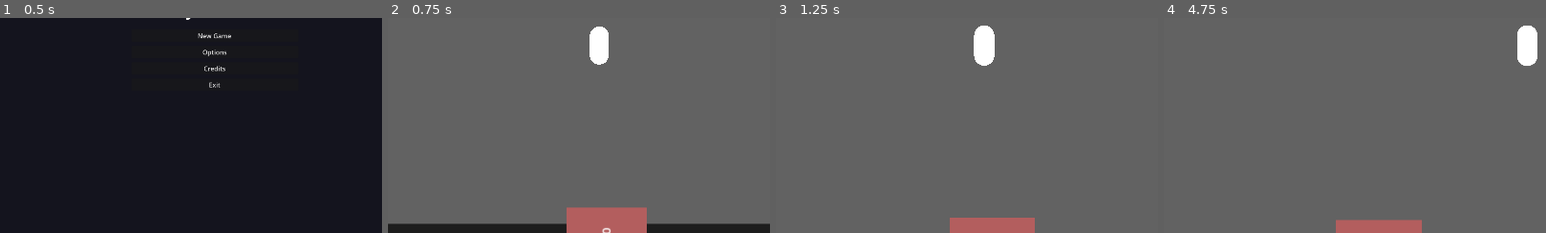
Above: before the commit, frames 1-4 (left to right).
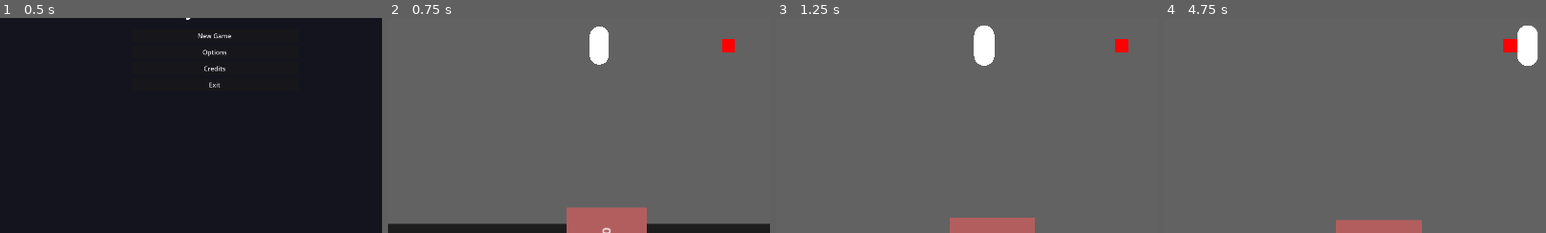
Above: after the commit, the same moments.

Repository: bea314/gamed.js-jam-machine-2026
Game: Godot game, scene res://Ecenes/Menu/Menu.tscn
The game is run twice, just before and just after one commit, with the same random seed, the same clock (stepped at 60 frames per second) and the same inputs.
Inputs:
- Up to frame 1 (0.5 s): no input
- Up to frame 2 (0.75 s): click "New Game" at 0.5 s
- Up to frame 3 (1.25 s): no input
- Up to frame 4 (4.75 s): hold D (Mover_derecha) 1.28-2.03 s; hold S (Mover_abajo) 2.03-2.78 s; hold D (Mover_derecha) 2.78-3.53 s; hold W (Mover_arriba) 3.53-4.28 s; hold A (Mover_izquierda) from 4.28 s (still down)
The pictures show only the part of the screen within x 22-72%, y 44-94%; the shares and areas given below are measured in that part.

Frame 1 is identical in both runs. In frame 2, 0.2% of the frame differs, in the area x 87-91%, y 9-16%; in frame 3, 0.2%; in frame 4, 0.3%, in the area x 88-98%, y 3-23%.

Commit message:
creacion del enemiguis basiquis

Diff:
--- /dev/null
+++ b/Ecenes/Enemies/EnemyBasic.tscn
@@ -0,0 +1,16 @@
+[gd_scene format=3]
+
+[ext_resource type="Script" path="res://Scripts/enemy_basic.gd" id="1_enemy"]
+
+[sub_resource type="RectangleShape2D" id="RectangleShape2D_enemy"]
+size = Vector2(16, 16)
+
+[node name="EnemyBasic" type="CharacterBody2D"]
+script = ExtResource("1_enemy")
+
+[node name="CollisionShape2D" type="CollisionShape2D" parent="."]
+shape = SubResource("RectangleShape2D_enemy")
+
+[node name="Polygon2D" type="Polygon2D" parent="."]
+color = Color(1, 0, 0, 1)
+polygon = PackedVector2Array(-8, -8, 8, -8, 8, 8, -8, 8)
--- a/Ecenes/Level_test.tscn
+++ b/Ecenes/Level_test.tscn
@@ -3,6 +3,7 @@
 [ext_resource type="PackedScene" uid="uid://bhg6p2yyaclkr" path="res://Ecenes/Map/Level_Rooms.tscn" id="1_5b84h"]
 [ext_resource type="PackedScene" uid="uid://mtkfihhomh0w" path="res://Ecenes/Player.tscn" id="2_5b84h"]
 [ext_resource type="PackedScene" uid="uid://c5sojnp5a6jq1" path="res://Ecenes/Camera_Gameplay.tscn" id="3_5b84h"]
+[ext_resource type="PackedScene" path="res://Ecenes/Enemies/EnemyBasic.tscn" id="4_enemy"]
 
 [node name="LevelTest" type="Node2D" unique_id=1302891485]
 
@@ -12,6 +13,9 @@
 [node name="Player" parent="." unique_id=1781802405 instance=ExtResource("2_5b84h")]
 position = Vector2(541, 330)
 
+[node name="EnemyBasic" parent="." instance=ExtResource("4_enemy")]
+position = Vector2(700, 330)
+
 [node name="CameraGameplay" parent="." unique_id=728537024 instance=ExtResource("3_5b84h")]
 position = Vector2(543, 329)
 scale = Vector2(-0.3284879, -0.59571725)
--- /dev/null
+++ b/Scripts/enemy_basic.gd
@@ -0,0 +1,24 @@
+extends CharacterBody2D
+
+@export var speed: float = 80.0
+@export var target: Node2D = null
+
+func _ready() -> void:
+	add_to_group("enemies")
+
+func _physics_process(_delta: float) -> void:
+	_ensure_target()
+	if target == null:
+		return
+
+	var direction := global_position.direction_to(target.global_position)
+	velocity = direction * speed
+	move_and_slide()
+
+func _ensure_target() -> void:
+	if target != null and is_instance_valid(target):
+		return
+	target = null
+	var node := get_tree().get_first_node_in_group("player")
+	if node is Node2D:
+		target = node as Node2D
Not shown, added: Scripts/enemy_basic.gd.uid
